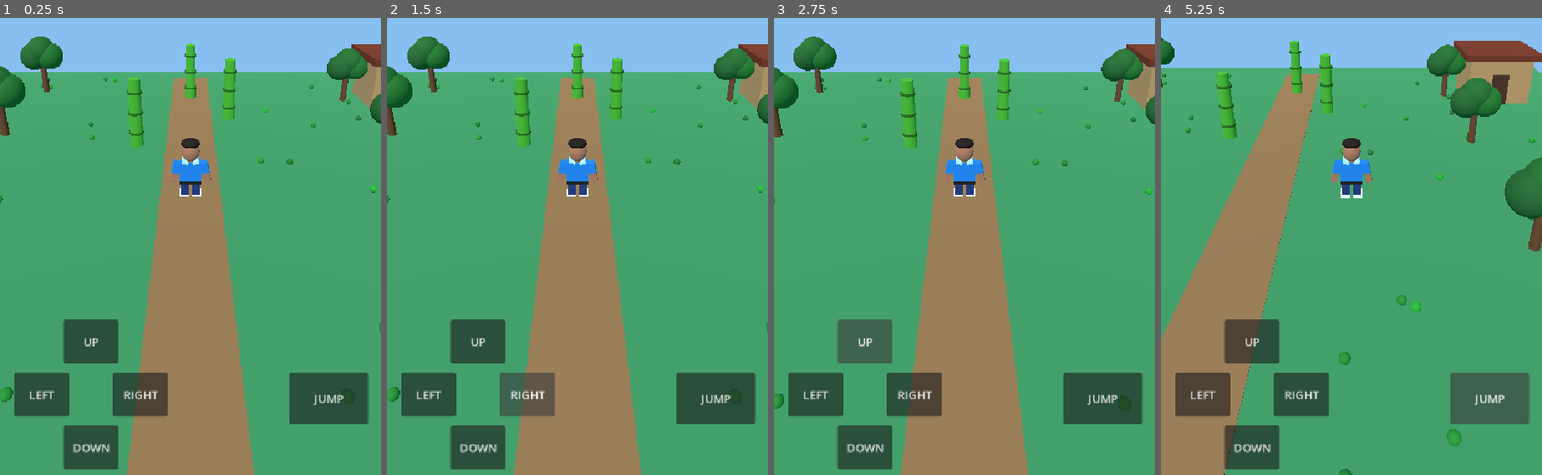
Above: before the commit, frames 1-4 (left to right).
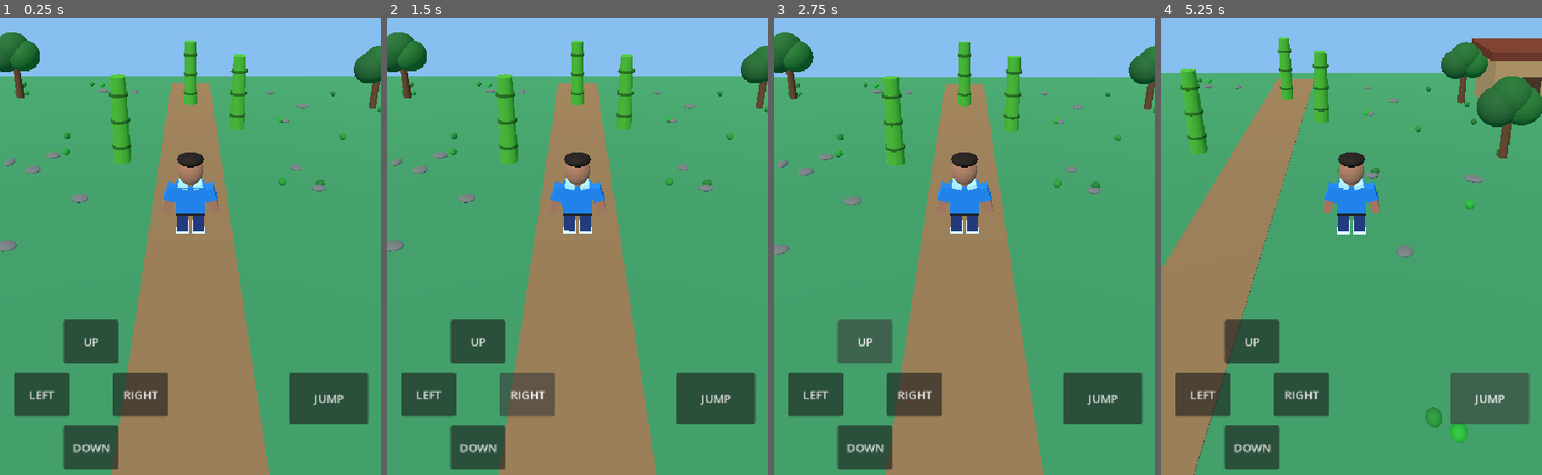
Above: after the commit, the same moments.

Repository: farmerhouse9842-droid/Bansh-Kheyeo-Boss-3D
Game: Godot game, scene res://scenes/main.tscn
Same seed, same stepped clock (60 frames per second), same inputs: the game is played once before the commit and once after it.
Inputs:
- Up to frame 1 (0.25 s): no input
- Up to frame 2 (1.5 s): click "LEFT" at 0.5 s; click "RIGHT" at 1.25 s
- Up to frame 3 (2.75 s): click "UP" at 2 s
- Up to frame 4 (5.25 s): click "DOWN" at 2.75 s; click "JUMP" at 3.5 s; hold D 4.28-5.03 s; tap Space at 4.52 s; hold S from 5.03 s (still down)

The runs differ from the first frame. In frame 1, 12% of the frame differs, in the area x 0-100%, y 3-100%; in frame 2, 12%; in frame 3, 13%; in frame 4, 18%, in the area x 0-100%, y 4-100%.

Commit message:
Add files via upload

Diff:
--- a/scripts/main.gd
+++ b/scripts/main.gd
@@ -47,8 +47,8 @@
     _build_boss_character()
 
     var camera := Camera3D.new()
-    camera.position = Vector3(0, 6.8, 12.5)
-    camera.rotation_degrees.x = -24
+    camera.position = Vector3(0, 5.2, 9.0)
+    camera.rotation_degrees.x = -22
     camera.current = true
     player.add_child(camera)
 
@@ -259,6 +259,21 @@
     _scenery_box(Vector3(3.1, 2.2, 2.7), Vector3(10.5, 1.1, -9.5), Color(0.71, 0.53, 0.32))
     _scenery_box(Vector3(3.7, 0.35, 3.3), Vector3(10.5, 2.42, -9.5), Color(0.43, 0.18, 0.11), 0.0)
     _scenery_box(Vector3(0.8, 1.5, 0.055), Vector3(10.5, 0.75, -8.12), Color(0.27, 0.17, 0.10))
+    # Small decorative stones outside the main walking corridor.
+    # They have no collision shapes and cannot block movement.
+    for i in range(24):
+        var side := -1.0 if i % 2 == 0 else 1.0
+        var stone_x := side * rng.randf_range(2.0, 6.8)
+        var stone_z := rng.randf_range(-12.0, 10.0)
+        var stone := MeshInstance3D.new()
+        var stone_mesh := SphereMesh.new()
+        stone_mesh.radius = 0.18
+        stone_mesh.height = 0.24
+        stone.mesh = stone_mesh
+        stone.position = Vector3(stone_x, 0.09, stone_z)
+        stone.scale = Vector3(rng.randf_range(0.75, 1.5), 0.6, rng.randf_range(0.75, 1.4))
+        stone.material_override = _mat(Color(0.45, 0.44, 0.40))
+        add_child(stone)
     # Bamboo course keeps its original positions and collision checks.
 
 func _create_controls() -> void:
